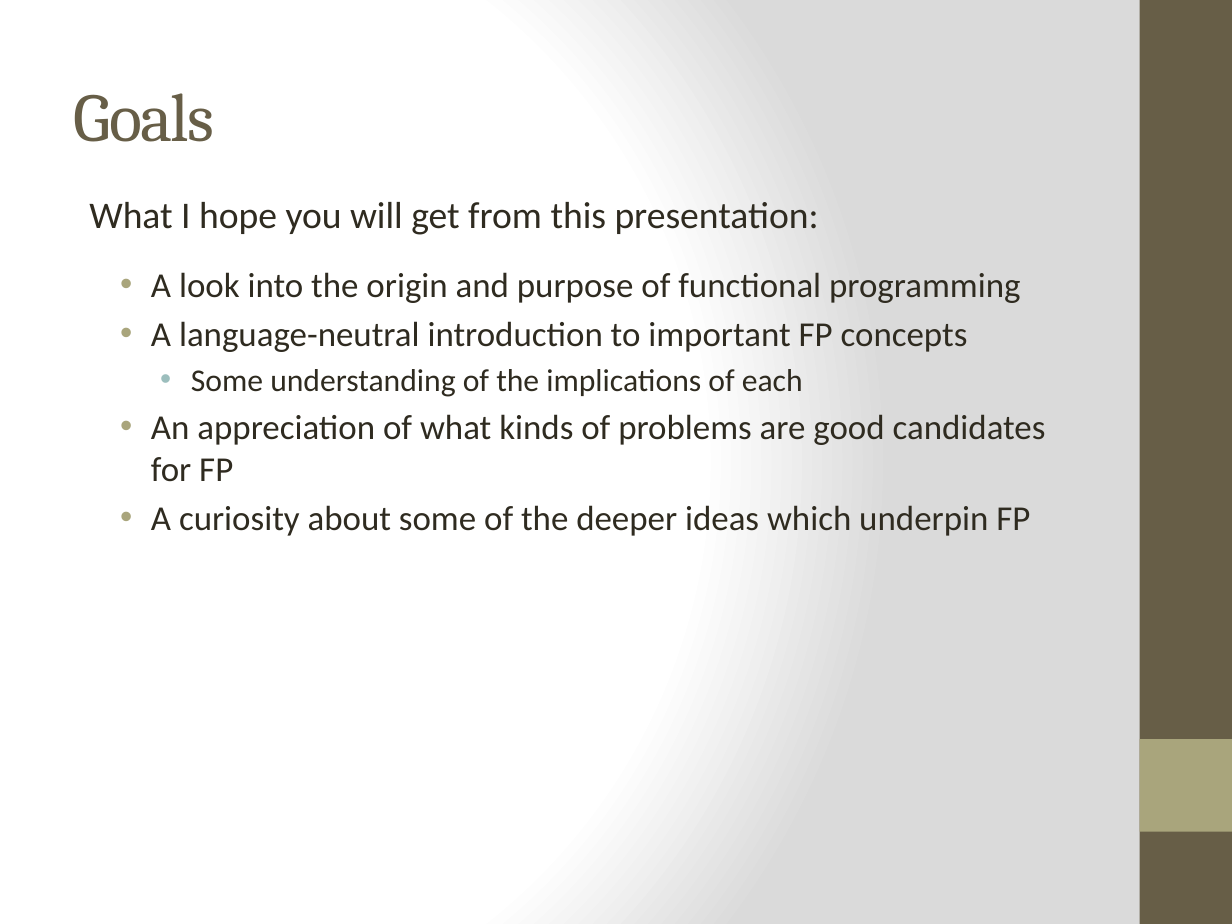
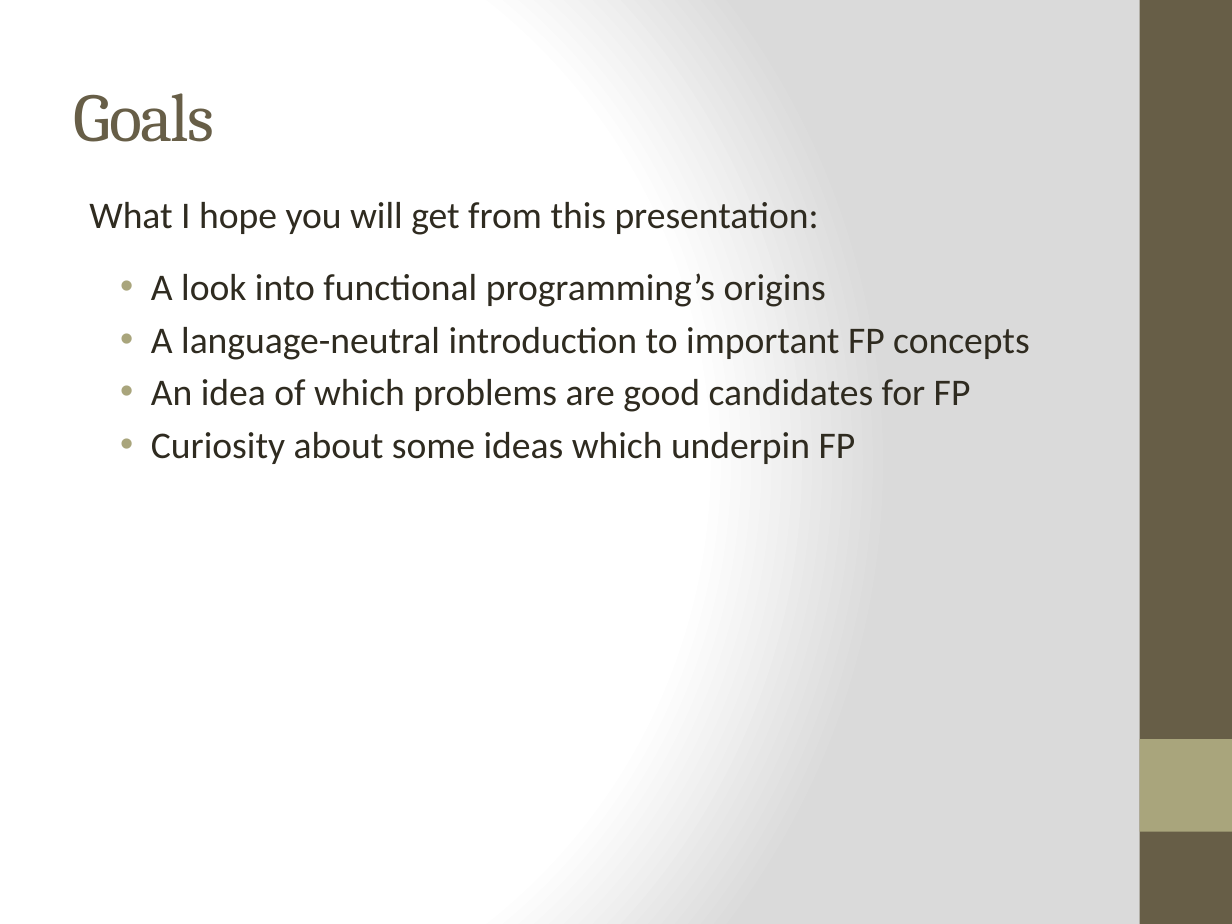
Before and after one commit to bjhartin/FoundationsOfFunctionalProgramming, a slide deck: slide 2 of FoundationsOfFunctionalProgramming.pptx. Drawn at 1232x924 pixels with LibreOffice and Linux fonts; fonts in the diff are those of the drawing. Boxes give left, top, right and bottom in pixels: in the first picture for what was removed or moved away, otherwise in the second. Text is boxed around its words. In the diff, an @@ line names an element or a change of style, - is before the commit and + after.

```diff
--- a/FoundationsOfFunctionalProgramming.pptx
+++ b/FoundationsOfFunctionalProgramming.pptx
@@ text at bbox=[151, 273, 826, 307]: text changed; size 20.4 to 22 pt @@
-• A look into the origin and purpose of functional programming
+• A look into functional programming’s origins
@@ text at bbox=[151, 327, 1030, 360]: size 20.4 to 22 pt in "A language-neutral introduction to important FP concepts" @@
@@ text at bbox=[151, 379, 971, 464]: text changed; size 20.4 to 22 pt @@
-  • Some understanding of the implications of each
-• An appreciation of what kinds of problems are good candidates for FP
-• A curiosity about some of the deeper ideas which underpin FP
+• An idea of which problems are good candidates for FP
+• Curiosity about some ideas which underpin FP
```
Also in this commit, not shown: 31 other slides changed, 3 slides added, 7 slides removed, 1 other file.
